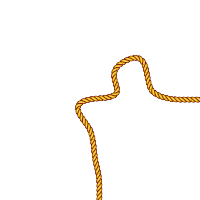
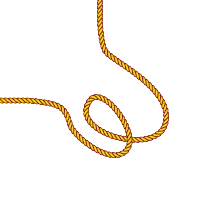
Layered file, before and after one edit (200px x 200px). Changes by layer:
added layer "Vector Smart Object" (1st of 21) above "Vector Smart Object" over box(0, 0, 169, 158)
hid "Vector Smart Object" (17th of 21) over box(75, 55, 200, 200)
hid "Layer 1", painted on it over box(0, 0, 200, 200)
